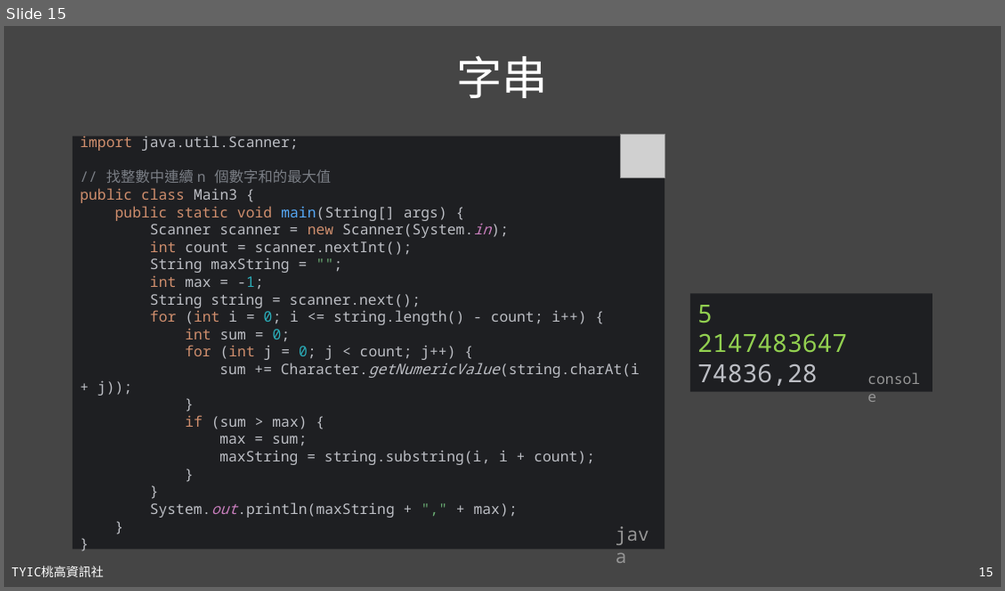
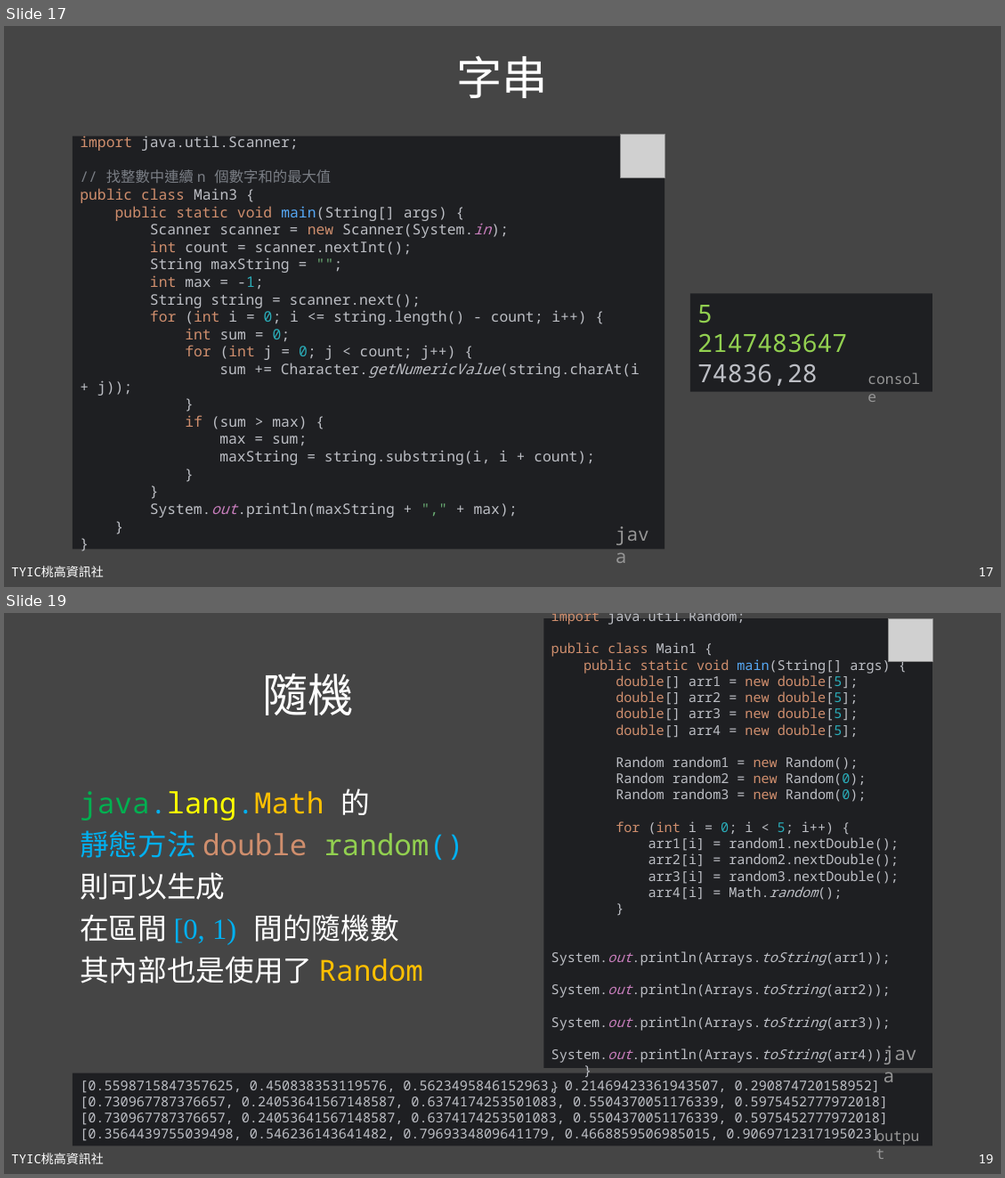
Before and after one commit to TYSHIC/slides, a slide deck: powerpoint/10_包裝類別與工具類別(1).pptx. Shown one above the other, each under a label of ours: slide 15 before the commit, slides 17 and 19 after it; the slides between them are not shown. The pictures are 1005x591 and 1005x1178 pixels, drawn with LibreOffice and Linux fonts; fonts in the diff are those of the drawing; grey boxes stand for pictures. Boxes give left, top, right and bottom in pixels: in the first picture for what was removed or moved away, otherwise in the second. Text is boxed around its words. In the diff, an @@ line names an element or a change of style, - is before the commit and + after.

```diff
--- a/powerpoint/10_包裝類別與工具類別(1).pptx
+++ b/powerpoint/10_包裝類別與工具類別(1).pptx
@@ slide 19 added at bbox=[4, 613, 1001, 1174], background #454545; not listed: 2 template elements that a slide beside it also shows @@
@@ rectangle added at bbox=[544, 618, 933, 1068], fill #1E1F22, 13 pt, text #BCBEC4 @@
+import java.util.Arrays;
+import java.util.Random;
+public class Main1 {
+public static void main(String[] args) {
+double[] arr1 = new double[5];
+double[] arr2 = new double[5];
+double[] arr3 = new double[5];
+double[] arr4 = new double[5];
+Random random1 = new Random();
+Random random2 = new Random(0);
+Random random3 = new Random(0);
+for (int i = 0; i < 5; i++) {
+arr1[i] = random1.nextDouble();
+arr2[i] = random2.nextDouble();
+arr3[i] = random3.nextDouble();
+arr4[i] = Math.random();
+}
+System.out.println(Arrays.toString(arr1));
+System.out.println(Arrays.toString(arr2));
+System.out.println(Arrays.toString(arr3));
+System.out.println(Arrays.toString(arr4));
+}
+}
@@ picture added at bbox=[889, 618, 933, 662] @@
@@ title added at bbox=[262, 674, 354, 715], 44 pt, text #FFFFFF @@
+隨機
@@ text added at bbox=[80, 788, 464, 983], 28 pt, text #FFFFFF @@
+java.lang.Math 的
+靜態方法 double random()
+則可以生成
+在區間 [0, 1) 間的隨機數
+其內部也是使用了 Random
@@ text added at bbox=[876, 1038, 933, 1068], 18 pt, text #969696 @@
+java
@@ rectangle added at bbox=[73, 1073, 933, 1146], fill #1E1F22, 13 pt, text #BCBEC4 @@
+[0.5598715847357625, 0.450838353119576, 0.5623495846152963, 0.21469423361943507, 0.290874720158952]
+[0.730967787376657, 0.24053641567148587, 0.6374174253501083, 0.5504370051176339, 0.5975452777972018]
+[0.730967787376657, 0.24053641567148587, 0.6374174253501083, 0.5504370051176339, 0.5975452777972018]
+[0.3564439755039498, 0.546236143641482, 0.7969334809641179, 0.4668859506985015, 0.9069712317195023]
@@ text added at bbox=[868, 1123, 932, 1149], 14 pt, text #969696 @@
+output
@@ what was slide 15 is now slide 17 @@
@@ page number at bbox=[979, 567, 994, 576]: text changed @@
-15
+17
```
Also in this commit, not shown: 3 other slides added, 11 other files.
